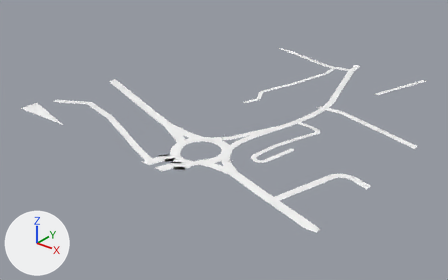
Before and after pictures for a commit that changed the glTF model world/roads/t_-46_-8.glb.
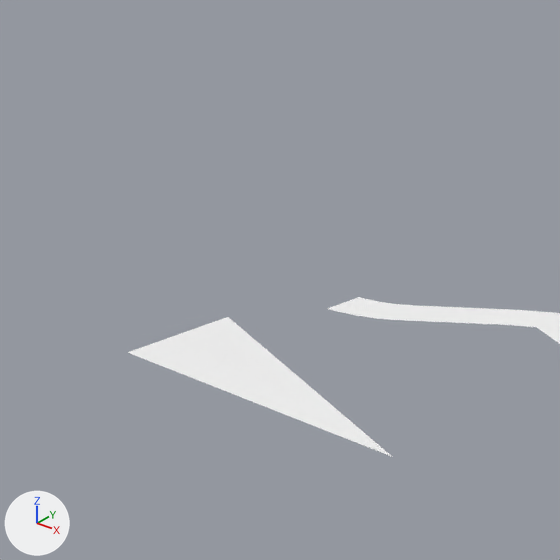
Each version appears first whole from a 50 mm lens placed at (-11389.0, 1552.0, 413.0), pointed at (-11661.0, 1892.0, 203.0), and next in a close-up on the part from 0% to 20% of the width and 18% to 51% of the height. Lighting does not change. The marker at lower left points along +X, +Y and +Z. The older version's two pictures come first. Vertices at exactly the same position are counted once.

Names of what the first close-up shows: 'tile'.
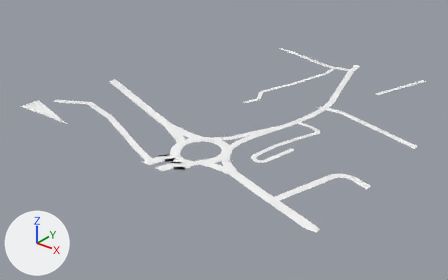
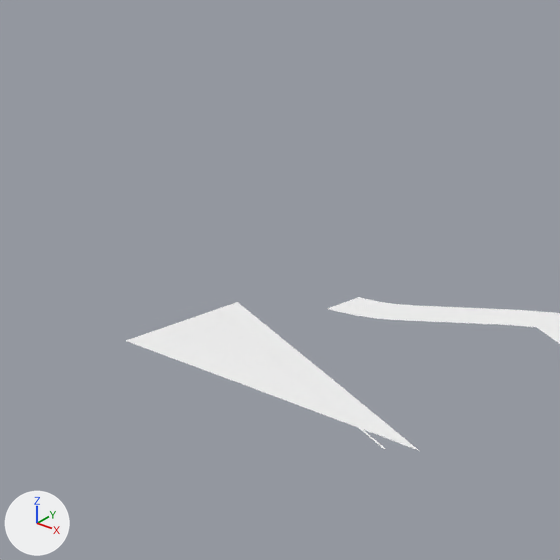
Changed parts and their boxes [x1, y1, x2, y2] in the close-ups (560 x 560 px):
```json
{"object": "tile", "change": "reshaped", "before": [128, 297, 560, 457], "after": [126, 297, 560, 451]}
{"part": 1, "of": "me_tile", "change": "rebuilt", "before": [128, 317, 392, 457], "after": [126, 302, 419, 451], "on screen": "11% wider, 6% taller"}
```

Scene script edits in JSON lines:
```json
{"op": "add", "block": "mat_asphalt_mw", "code": ["mat_asphalt_mw = principled_material('asphalt_mw')", "mat_asphalt_mw.base_color = (1.0, 1.0, 1.0)  # white #ffffff", "mat_asphalt_mw.metallic = 1.0", "mat_asphalt_mw.roughness = 1.0"]}
{"block": "me_tile", "where": "# used by ob_tile; location = (0.0, 0.0, 0.0)"}
{"op": "remove", "block": "me_tile", "code": "me_tile.from_pydata(...)  # 4837 vertices, 7343 faces; spans x -11776.0..-11520.0, y 1792.0..2048.0, z 226.0..232.0"}
{"op": "add", "block": "me_tile", "code": "me_tile.from_pydata(...)  # 4703 vertices, 7111 faces; spans x -11776.0..-11520.0, y 1792.0..2048.0, z 226.0..235.0"}
{"block": "me_tile", "change": "me_tile part 1: the loose piece of 127 vertices spanning x -11776.0..-11725.0, y 1792.0..1807.0, z 232.0 is rebuilt with 141 vertices and now spans x -11776.0..-11720.0, y 1792.0..1808.0, z 233.0..235.0, in mat_asphalt_mw (white #ffffff)"}
{"block": "me_tile", "change": "other edits to the shape of me_tile do not show in these pictures"}
{"op": "add", "block": "me_tile", "code": "me_tile.materials.append(mat_asphalt_mw)  # white #ffffff"}
```
